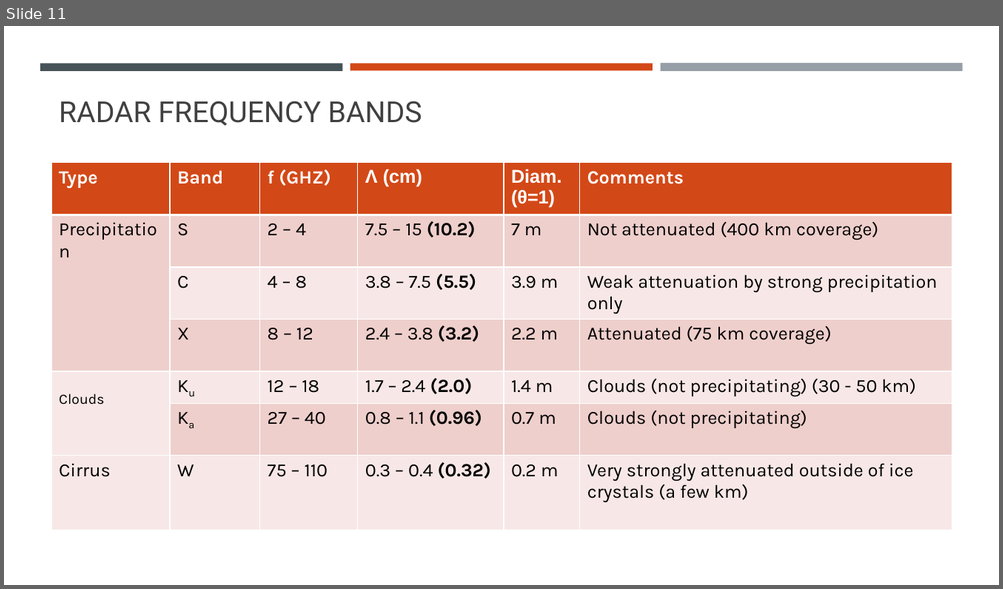
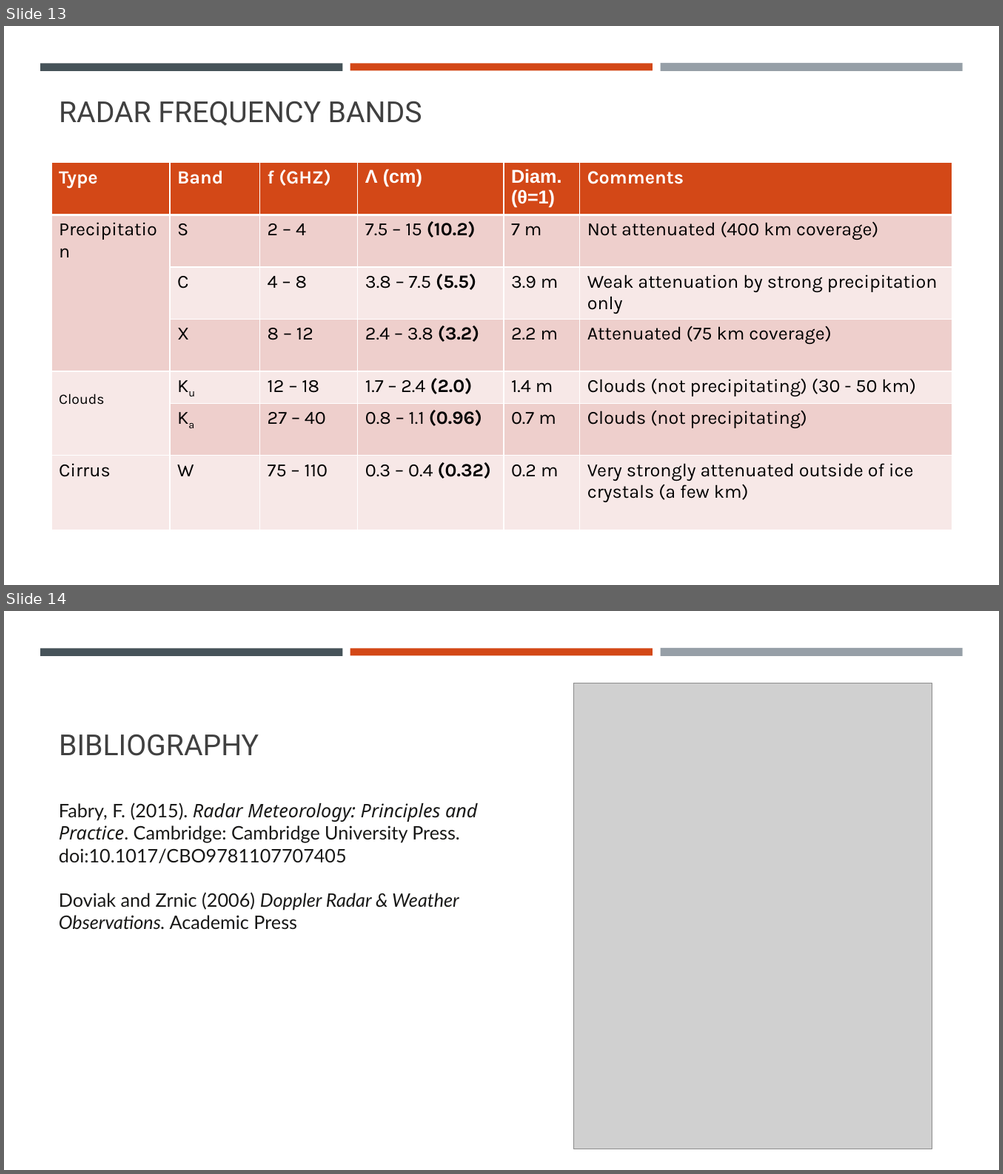
Before and after one commit to vlouf/ICSHMO_2022, a slide deck: 01 - Introduction/Part 1 - Radar general concepts.pptx. Shown one above the other, each under a label of ours: slide 11 before the commit, slides 13 and 14 after it. The pictures are 1003x589 and 1003x1174 pixels, drawn with LibreOffice and Linux fonts; fonts in the diff are those of the drawing; grey boxes stand for pictures. Boxes give left, top, right and bottom in pixels: in the first picture for what was removed or moved away, otherwise in the second. Text is boxed around its words. In the diff, an @@ line names an element or a change of style, - is before the commit and + after.

```diff
--- a/01 - Introduction/Part 1 - Radar general concepts.pptx
+++ b/01 - Introduction/Part 1 - Radar general concepts.pptx
@@ slide 14 added at box(4, 611, 999, 1170), background #FFFFFF; not listed: 3 template elements that a slide beside it also shows @@
@@ picture added at box(574, 684, 932, 1150) @@
@@ title added at box(59, 734, 259, 756), 28 pt, text #404040 @@
+BIBLIOGRAPHY
@@ text added at box(59, 803, 477, 930), 18 pt, text #181817 @@
+Fabry, F. (2015). Radar Meteorology: Principles and Practice. Cambridge: Cambridge University Press. doi:10.1017/CBO9781107707405
+Doviak and Zrnic (2006) Doppler Radar & Weather Observations. Academic Press
@@ what was slide 11 is now slide 13 @@
```
Also in this commit, not shown: 3 slides changed, 2 other slides added, 3 other files.
